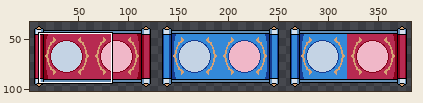
Sprite sheet: Assets/Sprites/score flag style.png. The first picture is a wide view before the edit; the outline marks the close-up.
Close-up. Old version:
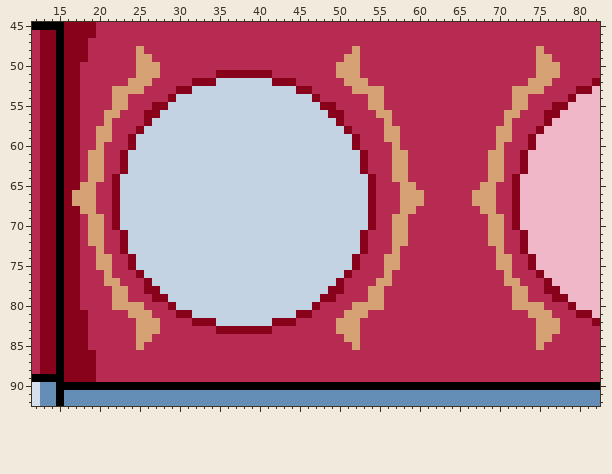
The file is 384x128 pixels. Shown: x 12..82, y 45..92. The wide view leaves out empty margins. The commit also changed other parts of the picture, which this record leaves out.
New version:
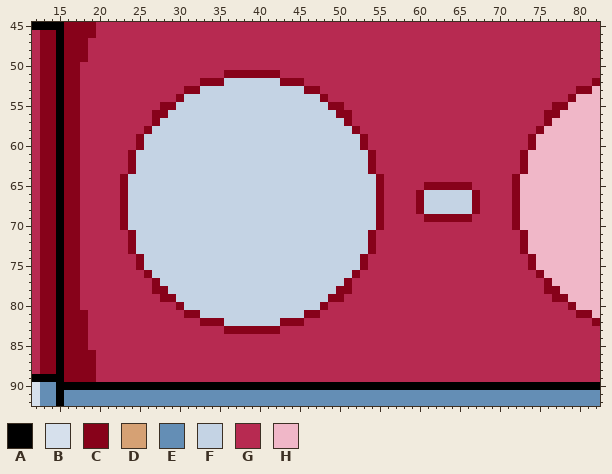
Palette (. is transparent): A #000000  B #d6e0ec  C #87021a  D #d6a174  E #648eb5  F #c4d3e4  G #b72a51  H #f0b7c8
The exact change:
Changed rows in their new state; - is an unchanged pixel.
first column x 17:
48 --------G--------------------------G----------------------G--
49 --------GG------------------------GG----------------------GG-
50 --------GGG----------------------GGG----------------------GGG
51 --------GGG-------G------C-------GGG----------------------GGG
52 -------GGG-----G--C------F--C-----GGG--------------------GGG-
53 -----GGGG----G-C------------F-C----GGGG----------------GGGG--
54 -----GG-----GC----------------FC-----GG----------------GG----
55 -----GG---G-C------------------F-C---GG----------------GG----
56 ----GG---G-C--------------------F-C---GG--------------GG-----
57 ----G----GC----------------------FC----G--------------G------
58 ---GG---GC------------------------FC---GG------------GG------
59 ---GG--GC--------------------------FC--GG------------GG------
60 ---G---GC--------------------------FC---G------------G-------
61 --GG--GC----------------------------FC--GG----------GG-------
62 --GG--GC----------------------------FC--GG----------GG-------
63 --GG--GC----------------------------FC--GG----------GG-------
64 --GG-GC------------------------------FC-GG----------GG-------
65 -GG--GC------------------------------FC--GG-CCCCCC-GG--------
66 CGG--GC------------------------------FC--GGCFFFFFFCGG--------
67 CGG--GC------------------------------FC--GGCFFFFFFCGG--------
68 -GG--GC------------------------------FC--GGCFFFFFFCGG--------
69 --GG-GC------------------------------FC-GG--CCCCCC--GG-------
70 --GG-GC------------------------------FC-GG----------GG-------
71 --GG--GC----------------------------FC--GG----------GG-------
72 --GG--GC----------------------------FC--GG----------GG-------
73 ---G--GC----------------------------FC--G------------G-------
74 ---GG--GC--------------------------FC--GG------------GG------
75 ---GG--GC--------------------------FC--GG------------GG------
76 ----G---GC------------------------FC---G--------------G------
77 ----GG---GC----------------------FC---GG--------------GG-----
78 -----GG--G-C--------------------F-C--GG----------------GG----
79 -----GG---G-C------------------F-C---GG----------------GG----
80 -----GGGG---GC----------------FC---GGGG----------------GGGG--
81 -------GGG---G-C------------F-C---GGG--------------------GGG-
82 --------GGG----G--C------F--C----GGG----------------------GGG
83 --------GGG-------G------C-------GGG----------------------GGG
84 --------GG------------------------GG----------------------GG-
85 --------G--------------------------G----------------------G--
Changed places in both close-ups, as pixel boxes (x1, y1, x2, y2):
changed: (72, 46, 224, 350)
changed: (272, 46, 560, 350)
